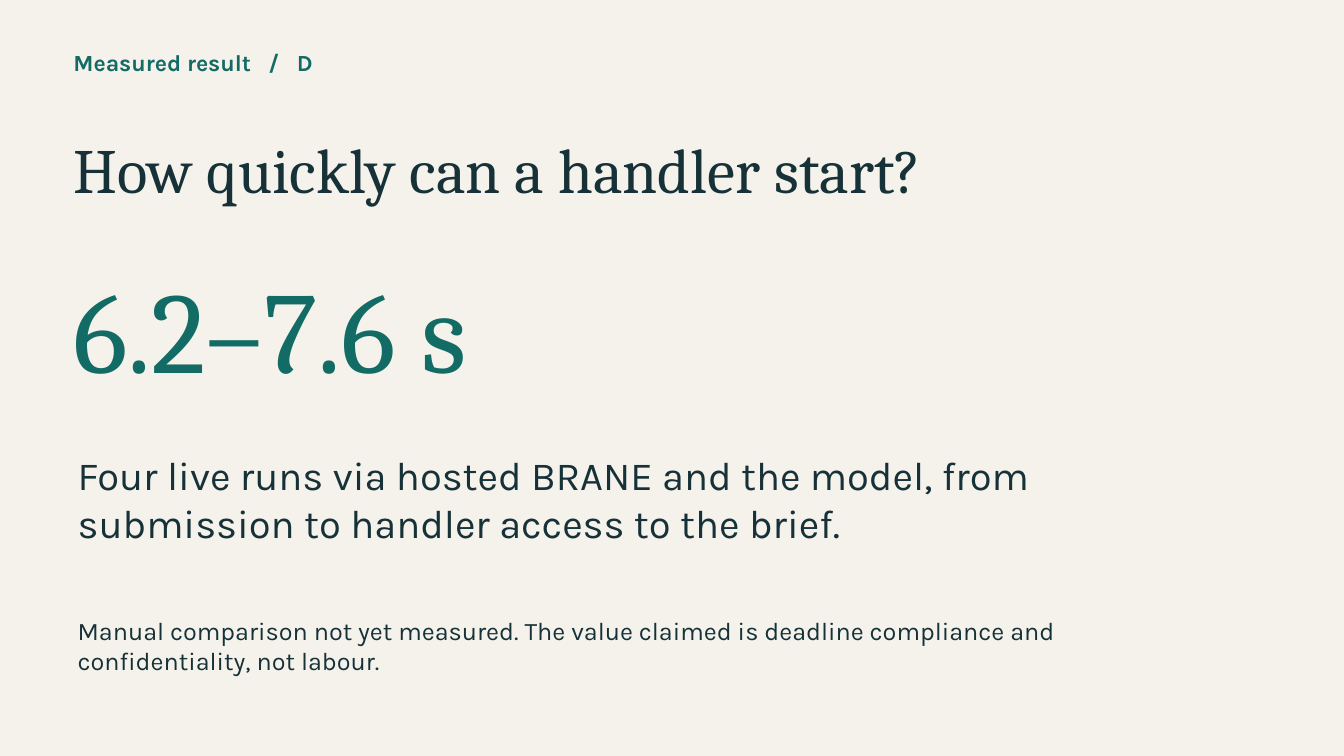
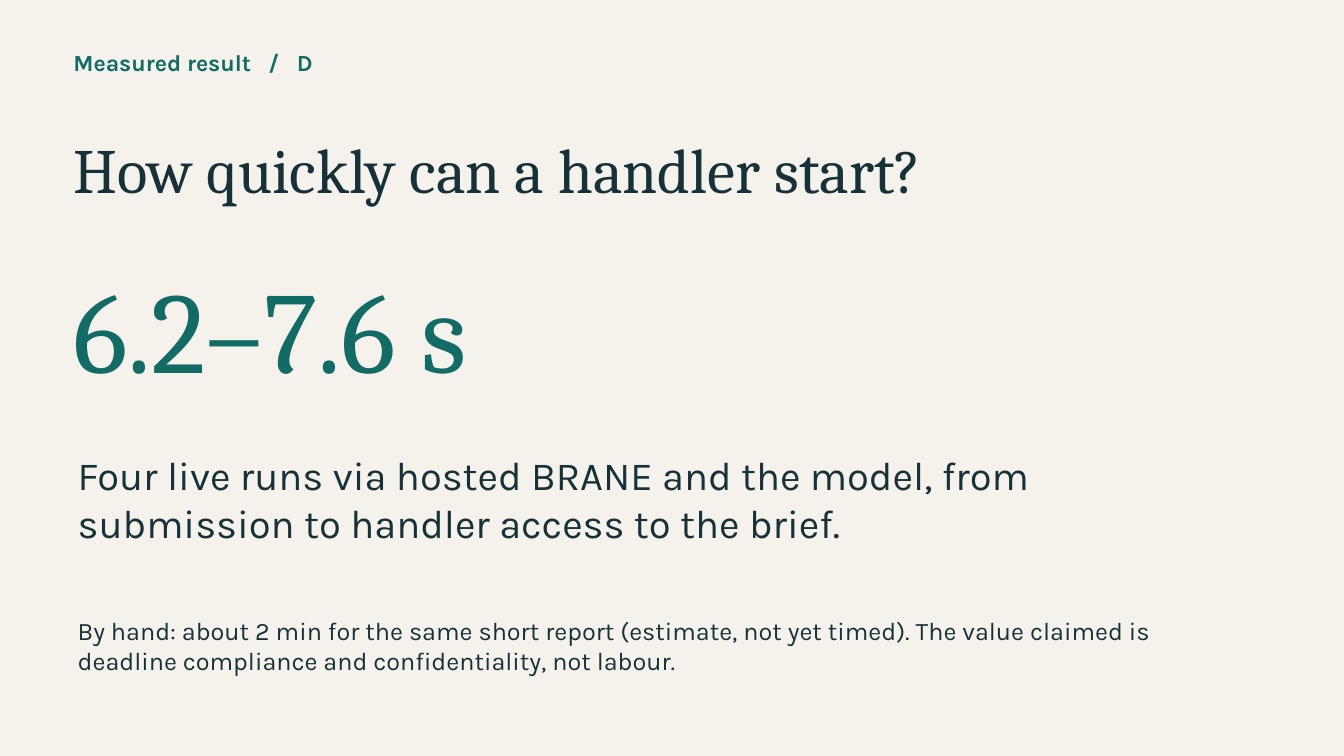
Before and after one commit to AnaCulo/mainhackathon, a slide deck: slide 5 of pitch/Culo-pitch.pptx. Drawn at 1344x756 pixels with LibreOffice and Linux fonts; fonts in the diff are those of the drawing. Boxes give left, top, right and bottom in pixels: in the first picture for what was removed or moved away, otherwise in the second. Text is boxed around its words. In the diff, an @@ line names an element or a change of style, - is before the commit and + after.

```diff
--- a/pitch/Culo-pitch.pptx
+++ b/pitch/Culo-pitch.pptx
@@ text at (x1=78, y1=622, x2=1150, y2=676): text changed @@
-Manual comparison not yet measured. The value claimed is deadline compliance and confidentiality, not labour.
+By hand: about 2 min for the same short report (estimate, not yet timed). The value claimed is deadline compliance and confidentiality, not labour.
```
Also in this commit, not shown: 1 other file.
